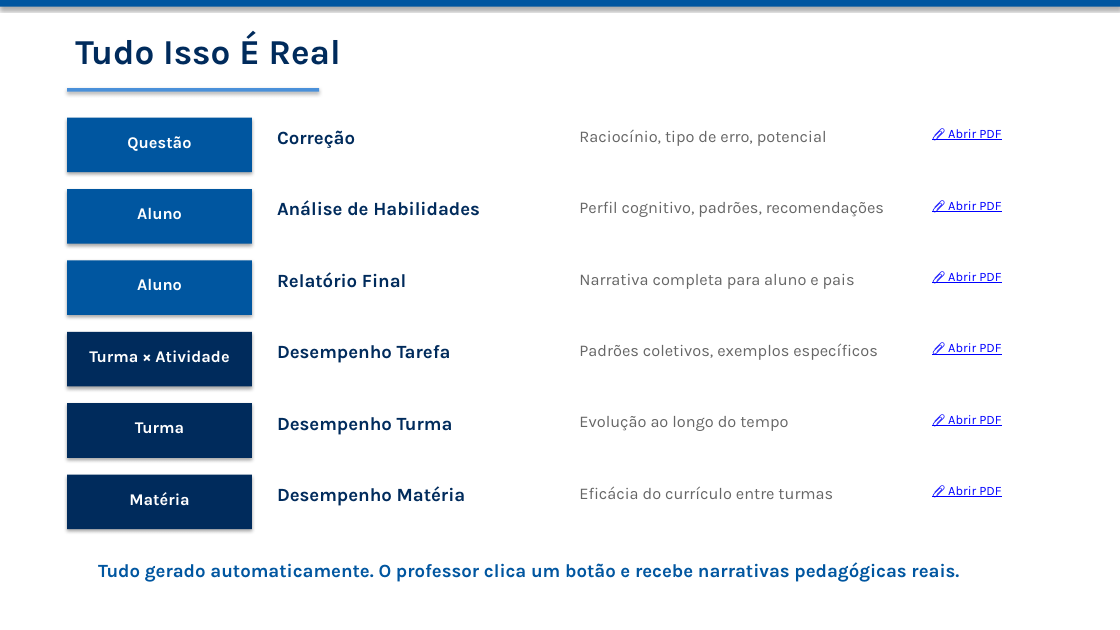
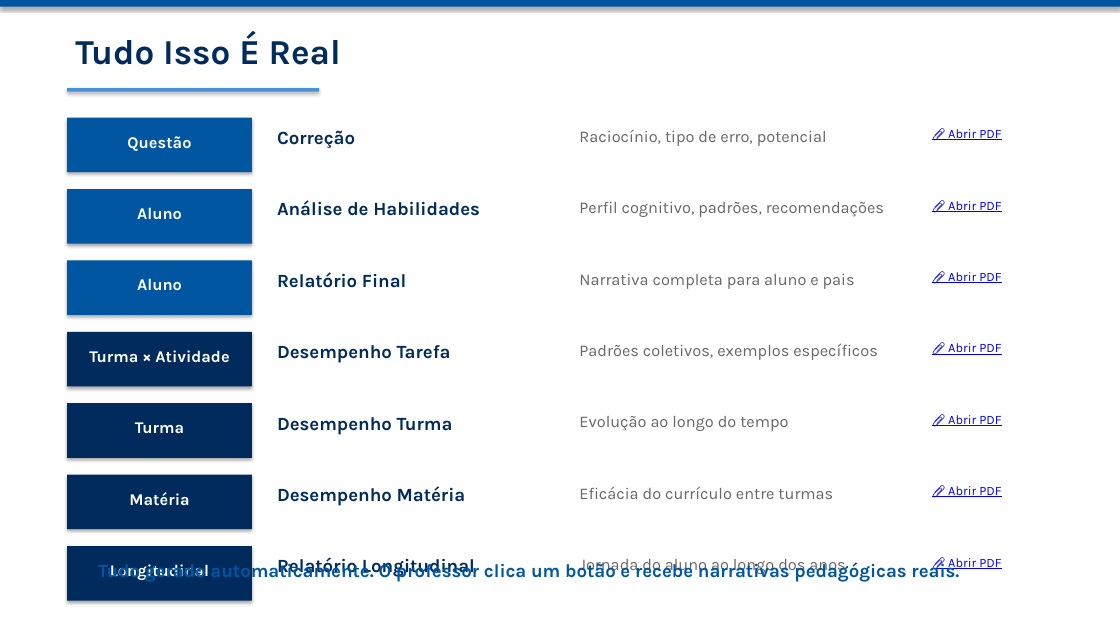
Before and after one commit to OttoBoop/novo-cr-presentation, a slide deck: slide 27 of NOVO_CR_Apresentacao_v3.pptx (slide 23 before the commit). Drawn at 1120x630 pixels with LibreOffice and Linux fonts; fonts in the diff are those of the drawing. Boxes give left, top, right and bottom in pixels: in the first picture for what was removed or moved away, otherwise in the second. Text is boxed around its words. In the diff, an @@ line names an element or a change of style, - is before the commit and + after.

```diff
--- a/NOVO_CR_Apresentacao_v3.pptx
+++ b/NOVO_CR_Apresentacao_v3.pptx
@@ rectangle added at bbox=[67, 546, 252, 601], fill #002B5C @@
@@ text added at bbox=[110, 564, 209, 581], 14 pt, text #FFFFFF, bold @@
+Longitudinal
@@ text added at bbox=[277, 557, 475, 578], 16 pt, text #002B5C, bold @@
+Relatório Longitudinal
@@ text added at bbox=[579, 559, 845, 575], 14 pt, text #666666 @@
+Jornada do aluno ao longo dos anos
@@ text added at bbox=[948, 558, 1001, 571], 11 pt, text #0000FF, underline @@
+📎 Abrir PDF
```
Also in this commit, not shown: 4 slides added, 2 other files.
